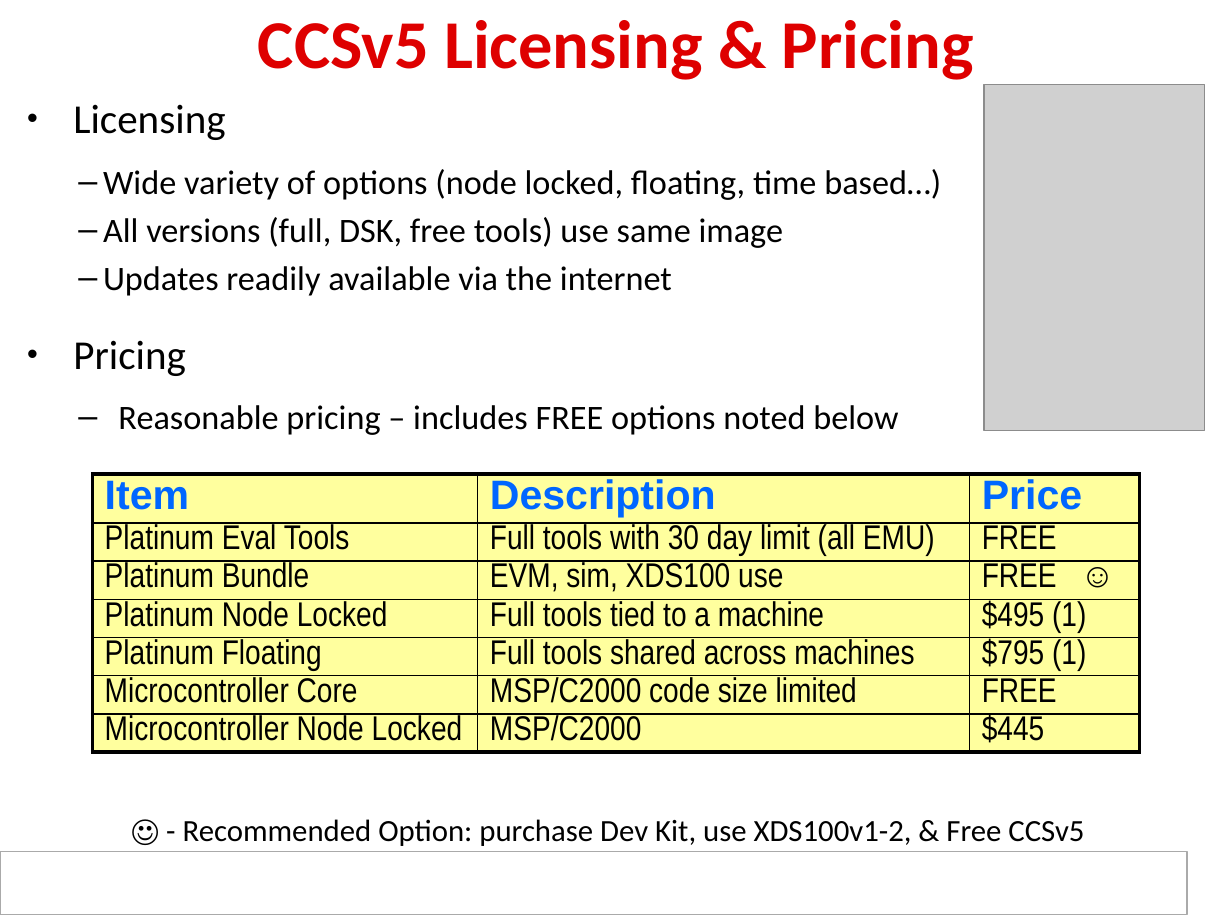
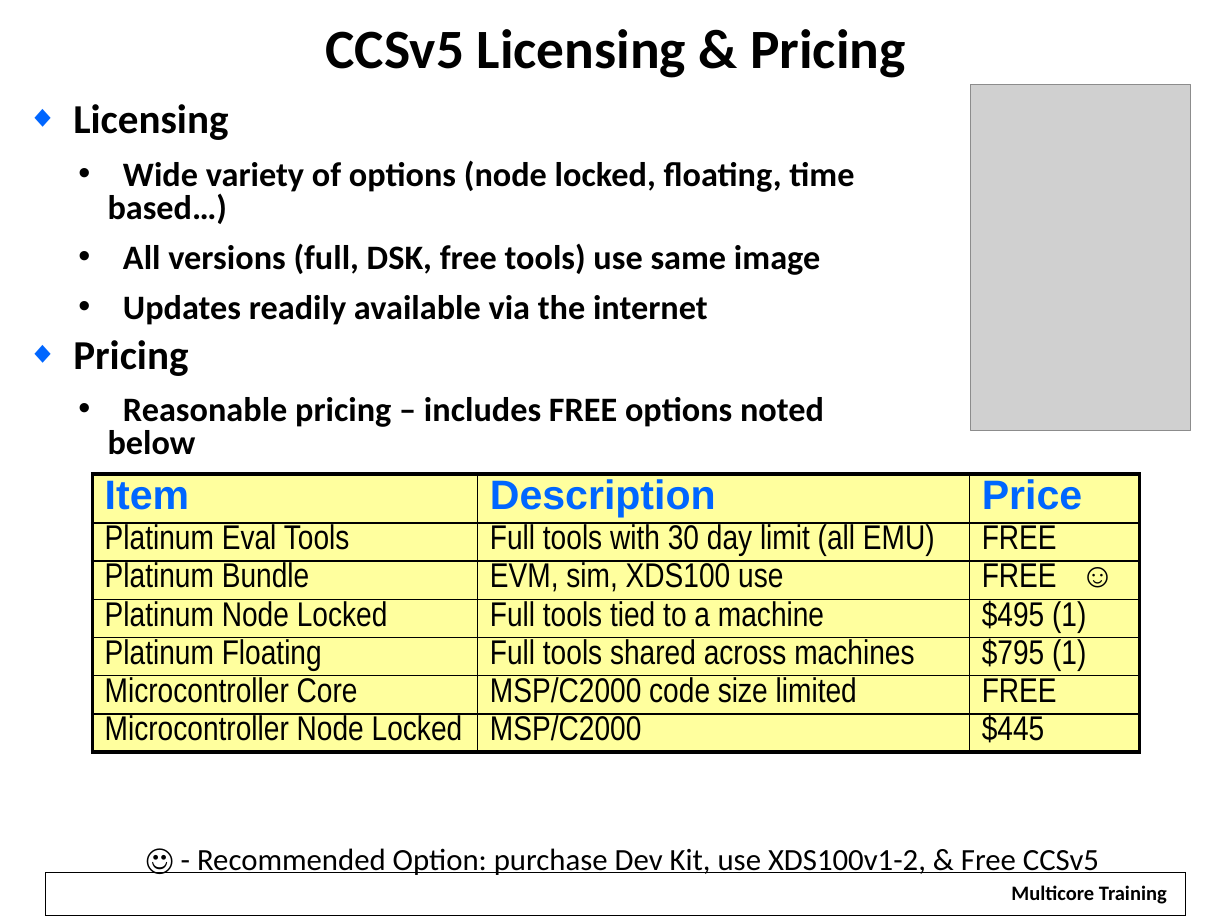
Before and after one commit to hari1989/keystone-workshop, a slide deck: slide 20 of slides/Intro to CCSv5.pptx. Drawn at 1232x924 pixels with LibreOffice and Linux fonts; fonts in the diff are those of the drawing; grey boxes stand for pictures; background and template pictures are left out. Boxes give left, top, right and bottom in pixels: in the first picture for what was removed or moved away, otherwise in the second. Text is boxed around its words. In the diff, an @@ line names an element or a change of style, - is before the commit and + after.

```diff
--- a/slides/Intro to CCSv5.pptx
+++ b/slides/Intro to CCSv5.pptx
@@ title "CCSv5 Licensing & Pricing" at (326,29,906,78): size 40 to 32.4 pt, text colour #DE0000 to #000000; line spacing 0.85 to 1; vertical alignment middle to top @@
@@ picture: place and size @@
-picture at (984,85,1205,431)
+picture at (971,85,1191,431)
@@ text "Licensing" at (73,104,228,140): bold on; bullet • to ◆; more space between paragraphs @@
@@ text "Wide variety of options (node ..." at (108,160,854,325): bold on; bullet – to •; line spacing 1 to 0.8; more space between paragraphs @@
@@ text "Pricing" at (73,340,188,376): bold on; bullet • to ◆; more space between paragraphs @@
@@ text "Reasonable pricing – includes FREE ..." at (108,397,824,455): bold on; bullet – to •; line spacing 1 to 0.8; more space between paragraphs @@
@@ rectangle removed at (0,851,1188,914) @@
@@ text "☺ - Recommended Option: purchase ...": place and size @@
-text "☺ - Recommended Option: purchase ..." at (183,819,1084,846)
+text "☺ - Recommended Option: purchase ..." at (197,848,1099,875)
@@ text "☺ - Recommended Option: purchase ..." at (197,848,1099,875): line spacing 1 to 0.8; more space between paragraphs @@
@@ rectangle: place and size @@
-rectangle at (6,853,1184,914)
+rectangle at (46,872,1186,915)
@@ rectangle at (46,872,1186,915): fill #FFFFFF to none; outline none to #000000 0.75 pt @@
@@ text added at (1011,885,1167,904), 12 pt, text #000000, bold @@
+Multicore Training
```
Also in this commit, not shown: 18 other slides changed, 4 slides added, 4 slides removed, 2 other files.
